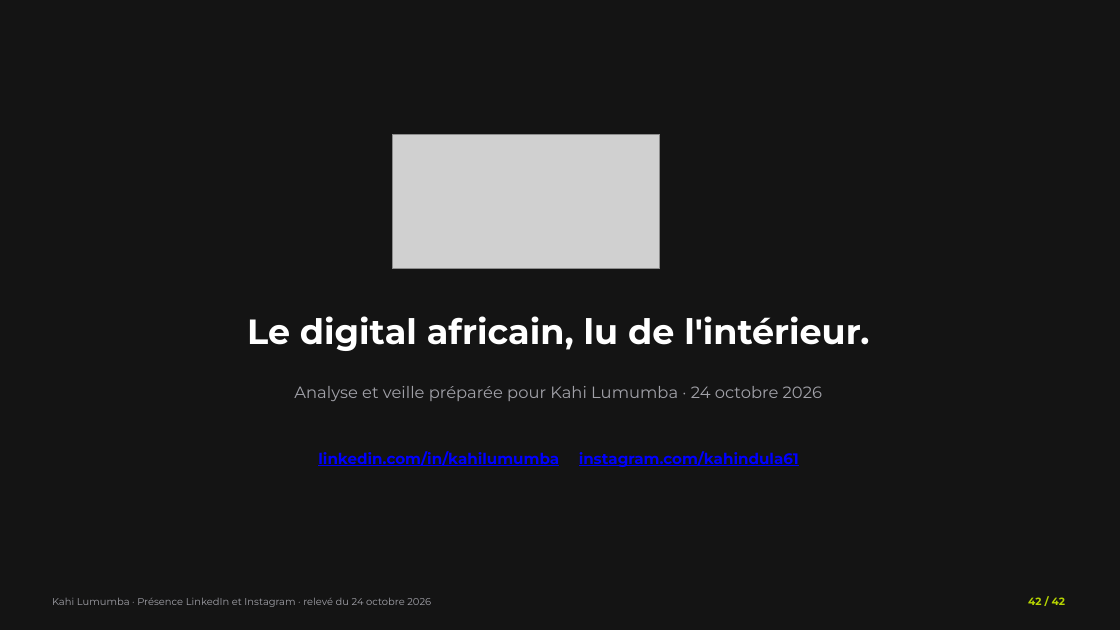
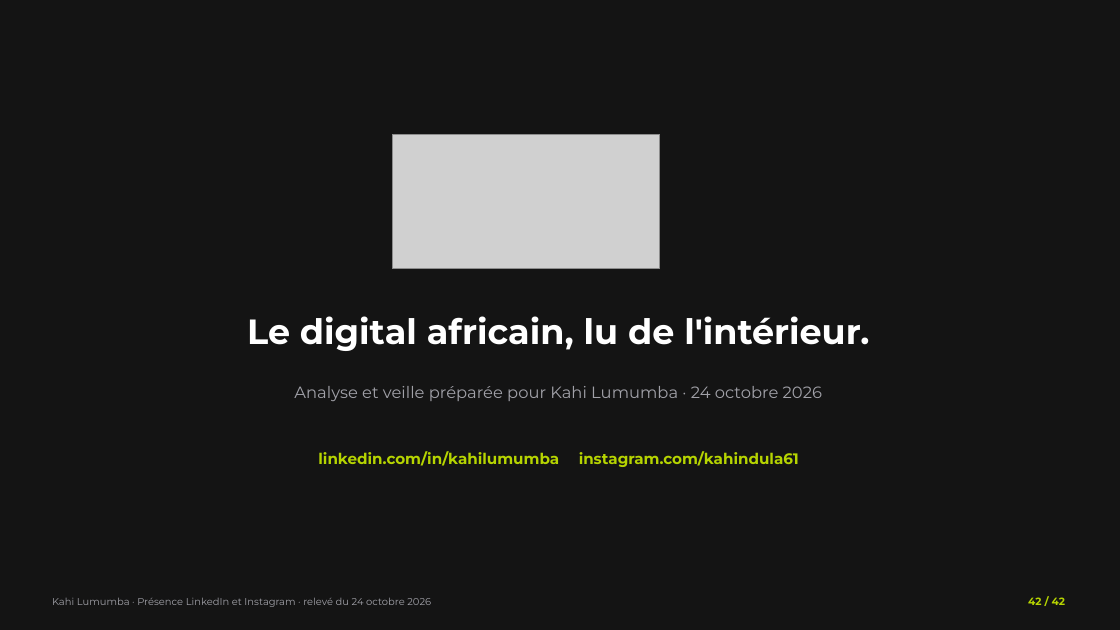
Before and after one commit to leslita06/fatima-unifood-fictif, a slide deck: slide 42 of kahi/2026-10-24_kahi-lumumba-linkedin-instagram-analyse-veille-strategie.pptx. Drawn at 1120x630 pixels with LibreOffice and Linux fonts; fonts in the diff are those of the drawing; grey boxes stand for pictures. Boxes give left, top, right and bottom in pixels: in the first picture for what was removed or moved away, otherwise in the second. Text is boxed around its words. In the diff, an @@ line names an element or a change of style, - is before the commit and + after.

```diff
--- a/kahi/2026-10-24_kahi-lumumba-linkedin-instagram-analyse-veille-strategie.pptx
+++ b/kahi/2026-10-24_kahi-lumumba-linkedin-instagram-analyse-veille-strategie.pptx
@@ text "linkedin.com/in/kahilumumba instagram.com/kahindula61" at [318, 451, 799, 467]: text colour #0000FF to #B6D401, underline off @@
```
Also in this commit, not shown: 7 other slides changed.
